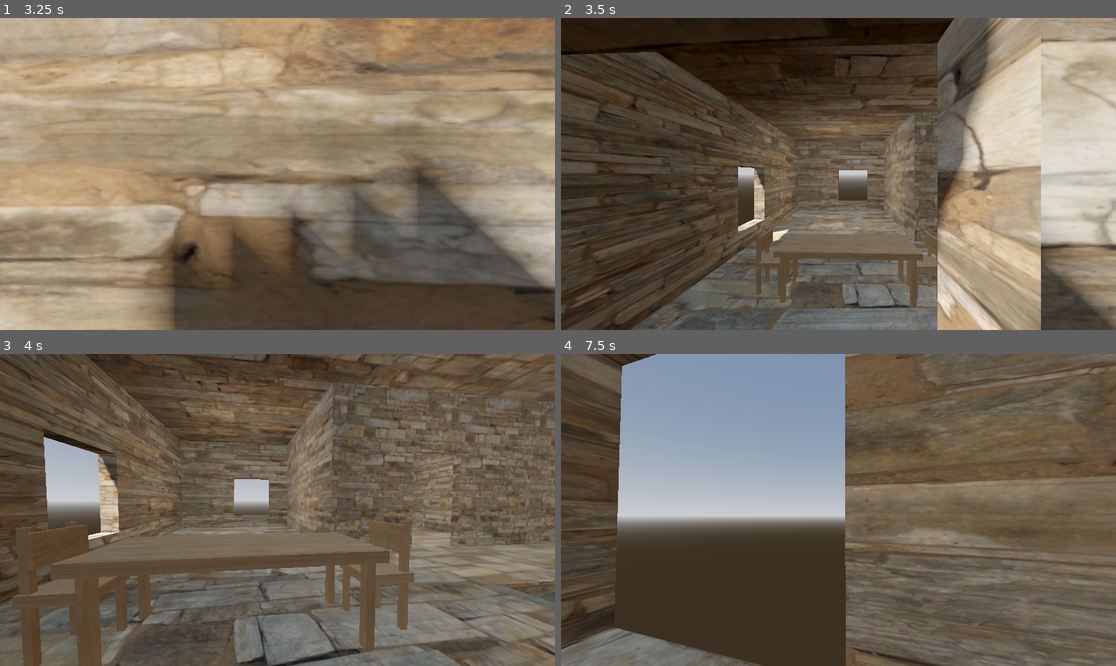
Above: before the commit, frames 1-4 (two rows, left to right).
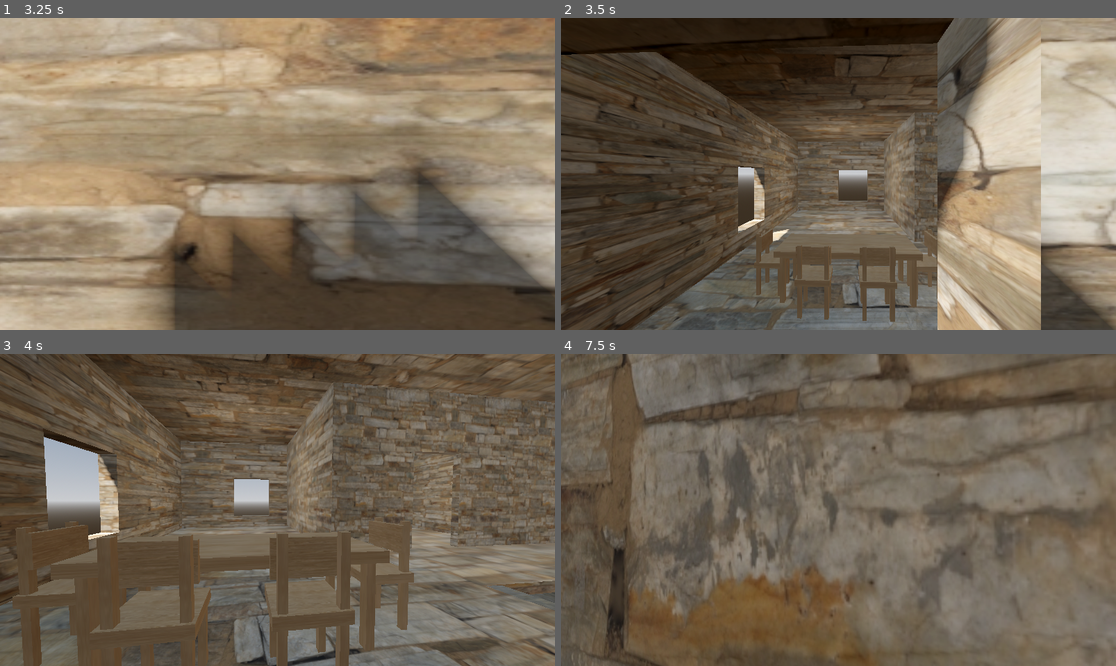
Above: after the commit, the same moments.

Repository: christiannoll/FirstPersonGame
Game: Godot game, scene res://levels/level.tscn
Same seed, same stepped clock (60 frames per second), same inputs: the game is played once before the commit and once after it. The engine's default icon, where the game draws it, is replaced by a stand-in: a white triangle on a blue panel in a dark square.
Inputs (mouse positions are in pixels of both pictures, inside the frame that each line leads up to):
- Up to frame 1 (3.25 s): tap Enter at 0.5 s; move the mouse to (271, 180) at 0.52 s; hold W (forward) 0.53-2.78 s; tap Space (jump) at 0.77, 1.52, 3.02 s; move the mouse to (316, 177) at 1.27 s; move the mouse to (233, 170) at 2.02 s; move the mouse to (283, 174) at 2.77 s; hold A (left) from 2.78 s (still down)
- Up to frame 2 (3.5 s): keep holding A (left)
- Up to frame 3 (4 s): move the mouse to (255, 503) at 3.52 s; release A (left) at 3.53 s; hold W (forward) from 3.53 s (still down); tap Space (jump) at 3.77 s
- Up to frame 4 (7.5 s): move the mouse to (866, 510) at 4.27 s; tap Space (jump) at 4.52, 6.02, 6.77 s; move the mouse to (810, 510) at 5.02 s; move the mouse to (849, 503) at 5.77 s; release W (forward) at 5.78 s; hold D (right) 5.78-6.53 s; move the mouse to (832, 516) at 6.52 s; hold W (forward) from 6.53 s (still down); move the mouse to (877, 513) at 7.27 s

Frame 1 is identical in both runs. In frame 2, 1.2% of the frame differs, in the area x 42-61%, y 72-98%; in frame 3, 6.6%; in frame 4, 63%, in the area x 0-100%, y 0-100%.

Commit message:
Added more chairs to the table

Diff:
--- a/scenery/house.tscn
+++ b/scenery/house.tscn
@@ -326,3 +326,9 @@
 
 [node name="chair2" parent="." unique_id=1208270271 instance=ExtResource("5_w7jv0")]
 transform = Transform3D(-7.86805e-08, 0, 1.8, 0, 1.8, 0, -1.8, 0, -7.86805e-08, 16.110811, -3.4891264, -6.1622443)
+
+[node name="chair3" parent="." unique_id=1025831550 instance=ExtResource("5_w7jv0")]
+transform = Transform3D(-1.8, 0, -1.57361e-07, 0, 1.8, 0, 1.57361e-07, 0, -1.8, 13.95409, -3.4891264, -7.5202036)
+
+[node name="chair4" parent="." unique_id=2060213272 instance=ExtResource("5_w7jv0")]
+transform = Transform3D(-1.8, 0, -1.57361e-07, 0, 1.8, 0, 1.57361e-07, 0, -1.8, 11.568618, -3.4891264, -7.5202036)
